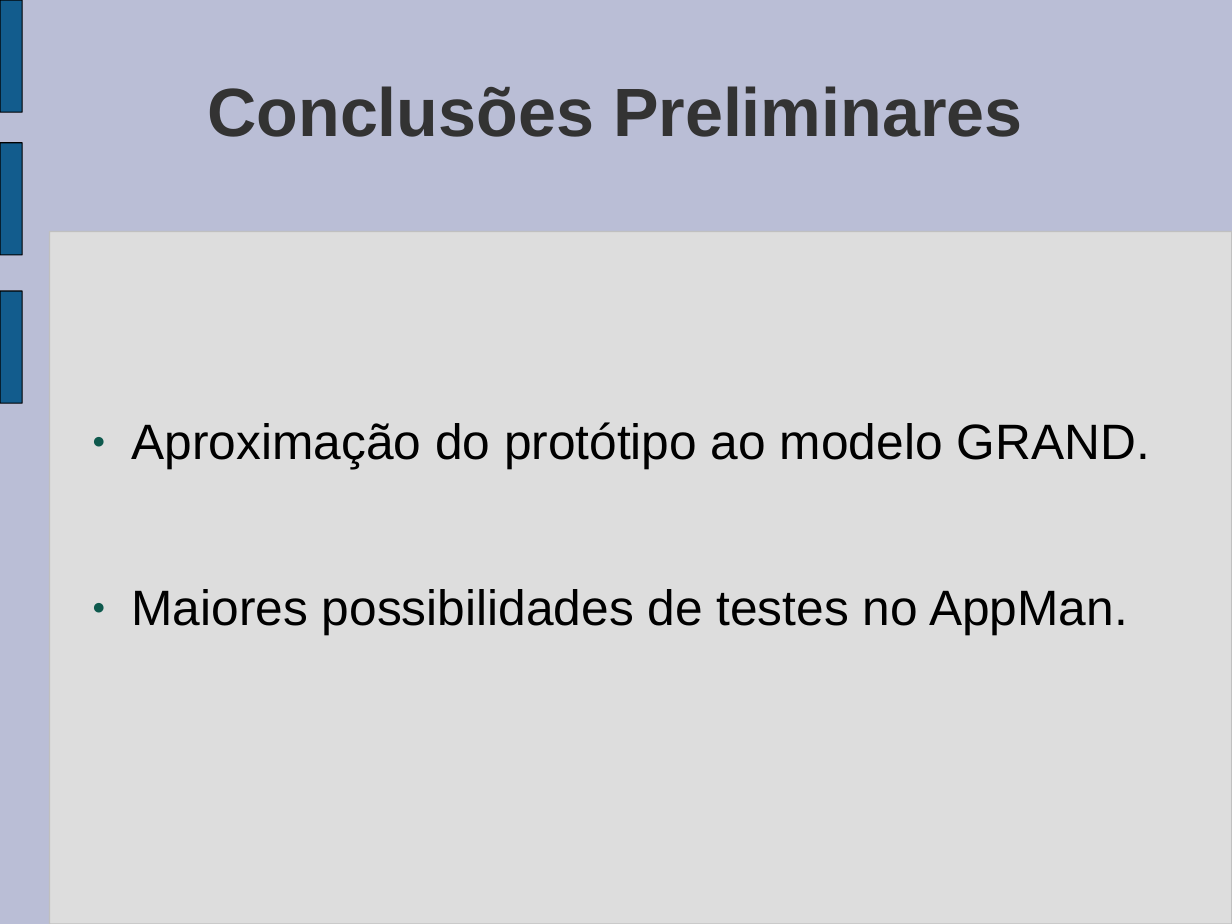
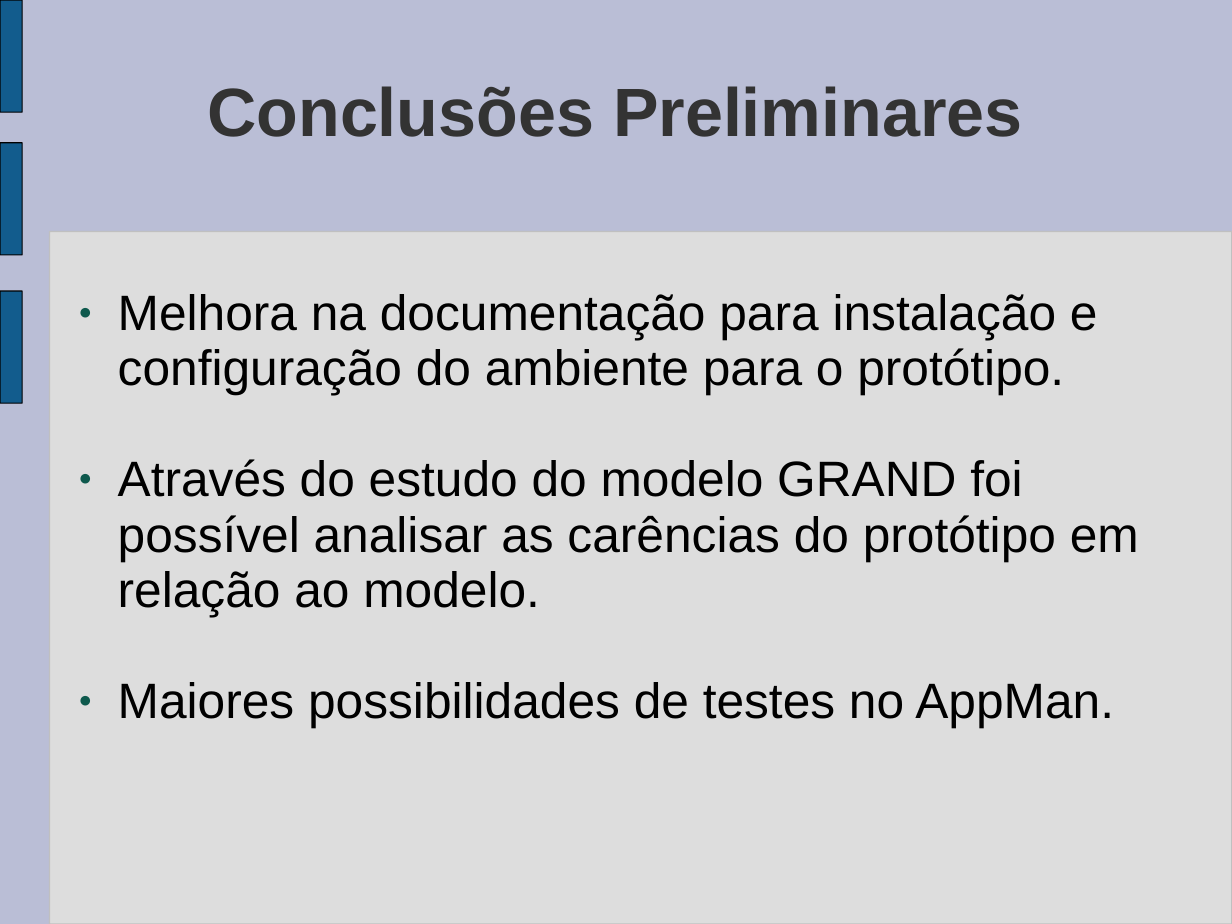
Before and after one commit to tonismar/tcc-tonismar, a slide deck: slide 12 of TCC/Monografia/SeminarioAndamento.ppt (slide 11 before the commit). Drawn at 1232x924 pixels with LibreOffice and Linux fonts; fonts in the diff are those of the drawing. Boxes give left, top, right and bottom in pixels: in the first picture for what was removed or moved away, otherwise in the second. Text is boxed around its words. In the diff, an @@ line names an element or a change of style, - is before the commit and + after.

```diff
--- a/TCC/Monografia/SeminarioAndamento.ppt
+++ b/TCC/Monografia/SeminarioAndamento.ppt
@@ text "Melhora na documentação para instalação ...": place and size @@
-text "Melhora na documentação para instalação ..." at (132,422,1150,635)
+text "Melhora na documentação para instalação ..." at (118,294,1139,728)
@@ text at (118,294,1139,617): text changed @@
-● Aproximação do protótipo ao modelo GRAND.
+● Melhora na documentação para instalação e configuração do ambiente para o protótipo.
+● Através do estudo do modelo GRAND foi possível analisar as carências do protótipo em relação ao modelo.
@@ text at (118,682,1114,728): indent changed @@
```
Also in this commit, not shown: 7 other slides changed, 1 slide added.
